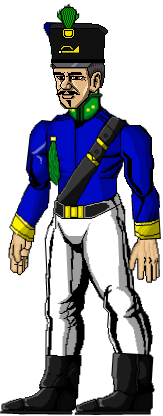
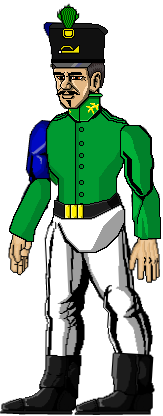
Revision of a layered (163, 416) image; what changed, layer by layer:
added layer "Pintar camada 1" above "braço" over bbox(51, 193, 125, 253)
painted on "braço" over bbox(121, 126, 152, 196)
showed "Antebraço" (1st of 2), painted on it over bbox(9, 178, 161, 242)
added layer "Antebraço" (2nd of 2) above "pescoço" over bbox(132, 181, 161, 240)
showed "pescoço", painted on it over bbox(66, 90, 103, 122)
showed "corpo", painted on it over bbox(46, 106, 130, 179)
showed "barriga", painted on it over bbox(58, 166, 117, 223)
